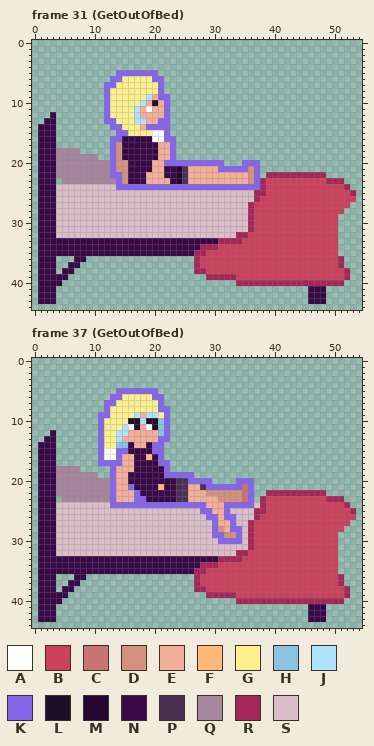
Pixel-art file: Assets/Sprites/Characters/DreamerBed.ase. Above is the file before it was changed.
55x45 pixels, 40 frames. Shown: frame 31 (GetOutOfBed), frame 37 (GetOutOfBed). The commit also changed other frames, which this record leaves out.
Palette (. is transparent): A #ffffff  B #cc425e  C #c97373  D #d4927e  E #f2ae99  F #ffb879  G #fcef8d  H #8cc2e1  J #aee2ff  K #8465ec  L #1f102a  M #260630  N #390947  P #4a3052  Q #a6859f  R #a32858  S #d9bdc8
After:
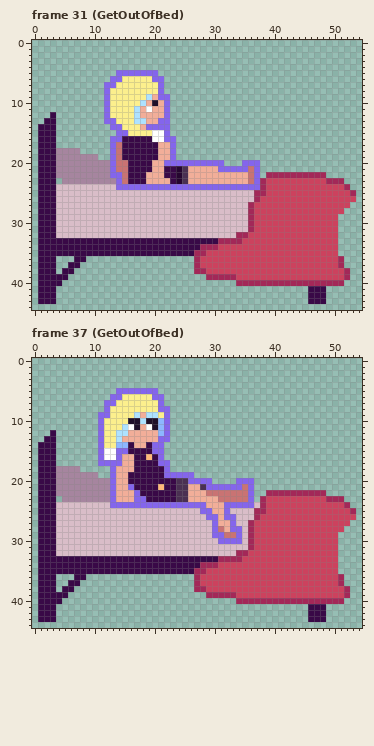
The exact change:
@@ palette @@
-H #8cc2e1
+H #8db7ff
--- frame 31 (GetOutOfBed), layer "Layer 1"
@@ x 12..38 @@
 16 .KKNNNNNAAKK...............
-17 .KDNNNNNNEEK...............
-18 .KDNNNNNNEEK...............
-19 .KDNNNNNNEEK...............
-20 QKDDNNNNEEKKKKKKKKKK...KKK.
-21 QKDDNNNNEENNMPEEEEEKKKKKDK.
-22 QKKDNNNEEENNMPEEEEEEEEEEDK.
-23 QQKDNNNEEEENMPEEEEEEEEEEDKR
+17 .KCNNNNNNEEK...............
+18 .KCNNNNNNEEK...............
+19 .KCNNNNNNEEK...............
+20 QKCCNNNNEEKKKKKKKKKK...KKK.
+21 QKCCNNNNEENNMPEEEEEKKKKKCK.
+22 QKKCNNNEEENNMPEEEEEEEEEECK.
+23 QQKCNNNEEEENMPEEEEEEEEEECKR
 24 SSKKKKKKKKKKKKKKKKKKKKKKKKR
--- frame 37 (GetOutOfBed), layer "Layer 1"
@@ x 27..36 @@
 21 EPKKKKKKCK
-22 EEDDDDDDCK
-23 EEEEDDDDCK
+22 EECCCCCCCK
+23 EEEECCCCCK
 24 KKEEEKKKKK
@@ x 29..35 @@
 27 SKEEKSS
-28 SKDEKKS
-29 SKKDDKS
+28 SKCEKKS
+29 SKKCCKS
 30 SSKKKKS
